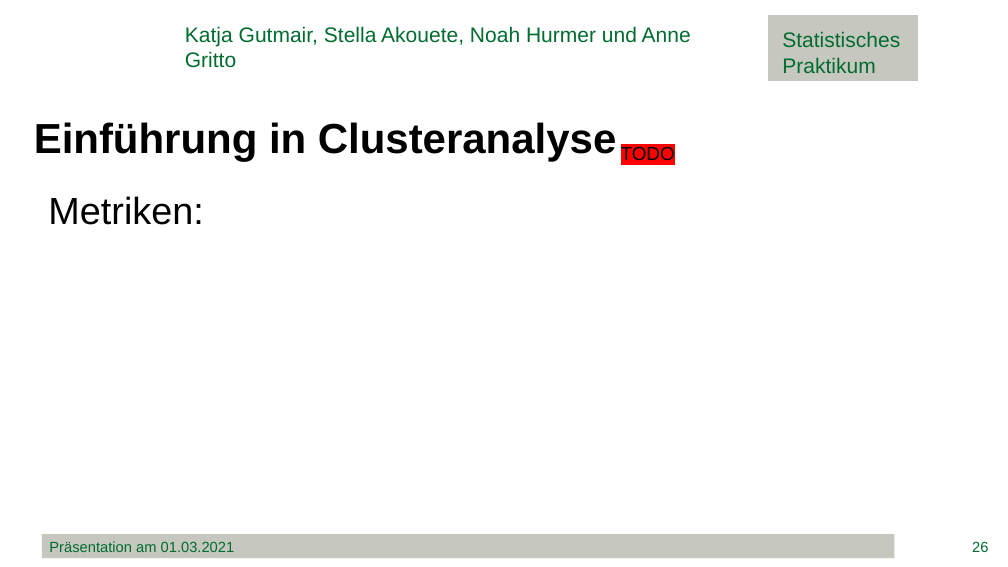
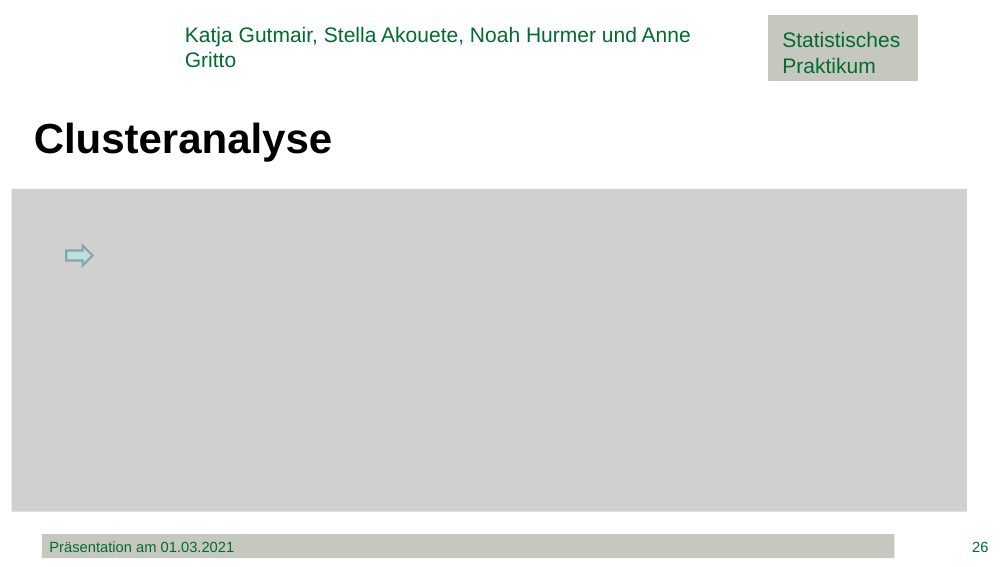
Before and after one commit to minimops/weatherFrog, a slide deck: slide 26 of documentation/ppt/Präsentation.pptx. Drawn at 1008x567 pixels with LibreOffice and Linux fonts; fonts in the diff are those of the drawing; grey boxes stand for pictures; background and template pictures are left out. Boxes give left, top, right and bottom in pixels: in the first picture for what was removed or moved away, otherwise in the second. Text is boxed around its words. In the diff, an @@ line names an element or a change of style, - is before the commit and + after.

```diff
--- a/documentation/ppt/Präsentation.pptx
+++ b/documentation/ppt/Präsentation.pptx
@@ text at (34, 122, 333, 162): text changed @@
-Einführung in Clusteranalyse
+Clusteranalyse
@@ text removed at (621, 146, 675, 160) @@
-TODO
@@ picture added at (11, 189, 967, 512) @@
@@ text removed at (48, 196, 203, 225) @@
-Metriken:
@@ right arrow added at (67, 246, 93, 265), fill #BBE0E3, outline #8AA6A8 2 pt @@
```
Also in this commit, not shown: 3 other slides changed, 1 slide added, 1 other file.
